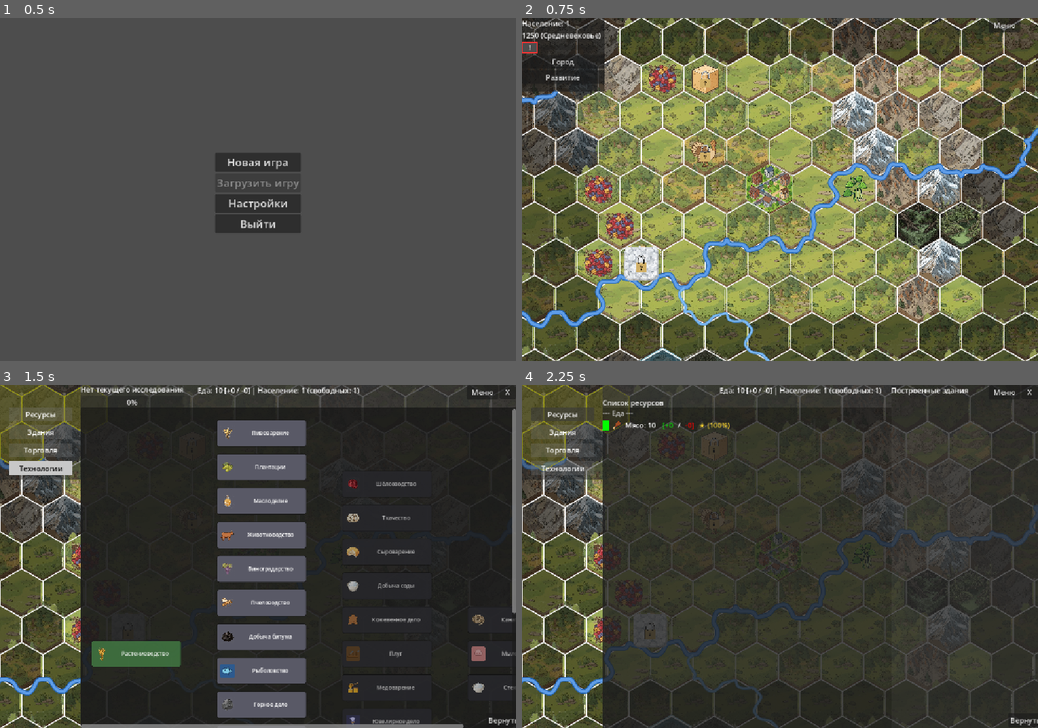
Above: before the commit, frames 1-4 (two rows, left to right).
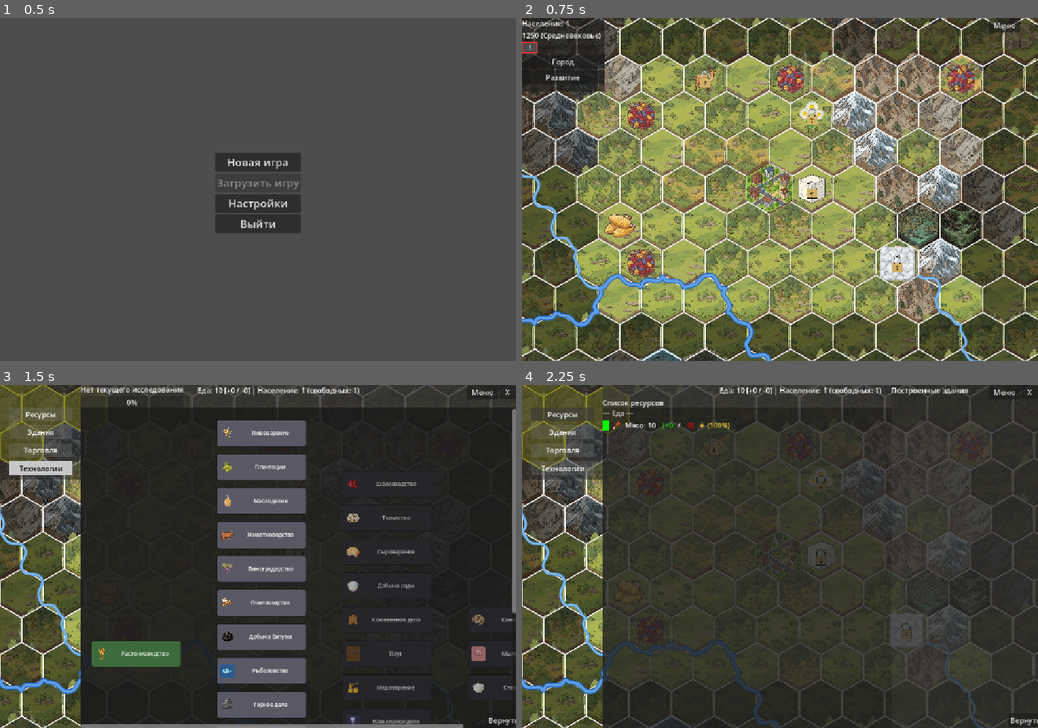
Above: after the commit, the same moments.

Repository: Night-Pryanik/The-City
Game: Godot game, scene res://scenes/main_menu.tscn
The game is run twice, just before and just after one commit, with the same random seed, the same clock (stepped at 60 frames per second) and the same inputs.
Inputs (mouse positions are in pixels of both pictures, inside the frame that each line leads up to):
- Up to frame 1 (0.5 s): no input
- Up to frame 2 (0.75 s): click "Новая игра" at 0.5 s
- Up to frame 3 (1.5 s): click (10, 415) at 1.25 s
- Up to frame 4 (2.25 s): click "Ресурсы" at 2 s

Frame 1 is identical in both runs. In frame 2, 11% of the frame differs, in the area x 0-100%, y 9-100%; in frame 3, 1.1%; in frame 4, 4.4%.

Commit message:
Число сторон с морем теперь диапазон
Стороны внутри диапазона выбираются случайным образом.

Diff:
--- a/data/map_config.json
+++ b/data/map_config.json
@@ -44,8 +44,10 @@
     //                     Малый радиус (8) гарантирует Кольцо, а не всё окно —
     //                     берег может быть виден в Регионе.
     //   beach           — true: суша, соседняя с морем, становится пляжем (beach)
-    //   sides           — для mode "edge": список сторон, у которых море
-    //                     ("east", "west", "north", "south")
+    //   sides           — диапазон [min, max] количества сторон света, у которых
+    //                     будет море. Стороны выбираются случайно из четырёх
+    //                     ("east", "west", "north", "south"). [x,x] — фиксированное
+    //                     число сторон. [0,0] — море не генерируется.
     //   width_min/max   — для mode "edge": диапазон ширины полосы моря (в гексах)
     //   max_width       — глобальный предел ширины моря от края карты (в гексах).
     //                     Ограничивает и вариант А, и вариант Б, чтобы не
@@ -58,7 +60,7 @@
       "city_bump": 0.5,
       "city_bump_radius": 8,
       "beach": true,
-      "sides": ["east"],
+      "sides": [1, 2],
       "width_min": 4,
       "width_max": 7,
       "max_width": 8
--- a/scripts/map_generator.gd
+++ b/scripts/map_generator.gd
@@ -192,12 +192,29 @@
 
     var max_width: int = int(cfg.get("max_width", 8))
     var beach_enabled: bool = cfg.get("beach", true)
-    var sides: Array = cfg.get("sides", [])
+
+    # sides — диапазон [min, max] количества случайно выбранных сторон света,
+    # у которых будет море. [0,0] — море не генерируется.
+    var sides_range: Array = cfg.get("sides", [])
+    var sides: Array = []
+    if sides_range is Array and sides_range.size() >= 2:
+        var min_sides: int = clampi(int(sides_range[0]), 0, 4)
+        var max_sides: int = clampi(int(sides_range[1]), 0, 4)
+        if max_sides < min_sides:
+            max_sides = min_sides
+        # Если минимум = 0 — море может не сгенерироваться вообще.
+        if max_sides <= 0:
+            return sea_mask
+        var all_sides: Array = ["east", "west", "north", "south"]
+        var count: int = randi_range(min_sides, max_sides)
+        all_sides.shuffle()
+        for i in range(count):
+            sides.append(all_sides[i])
 
     if mode == "noise":
         _apply_sea_noise(tile_data, sea_mask, rows, cols, city_row, city_col, cfg, max_width, sides)
     elif mode == "edge":
-        _apply_sea_edge(tile_data, sea_mask, rows, cols, cfg, max_width)
+        _apply_sea_edge(tile_data, sea_mask, rows, cols, cfg, max_width, sides)
 
     # Помечаем гексы моря временным флагом _is_sea.
     for r in range(rows):
@@ -284,8 +301,9 @@
 
 # Вариант Б: полоса моря у выбранных сторон, ширина — гладкий 1D-шум.
 func _apply_sea_edge(tile_data: Array, sea_mask: Array, rows: int, cols: int,
-        cfg: Dictionary, max_width: int) -> void:
-    var sides: Array = cfg.get("sides", ["east"])
+        cfg: Dictionary, max_width: int, sides: Array) -> void:
+    if sides.is_empty():
+        return
     var width_min: int = int(cfg.get("width_min", 4))
     var width_max: int = int(cfg.get("width_max", 7))
     width_max = mini(width_max, max_width)
Not shown, changed: docs.md
